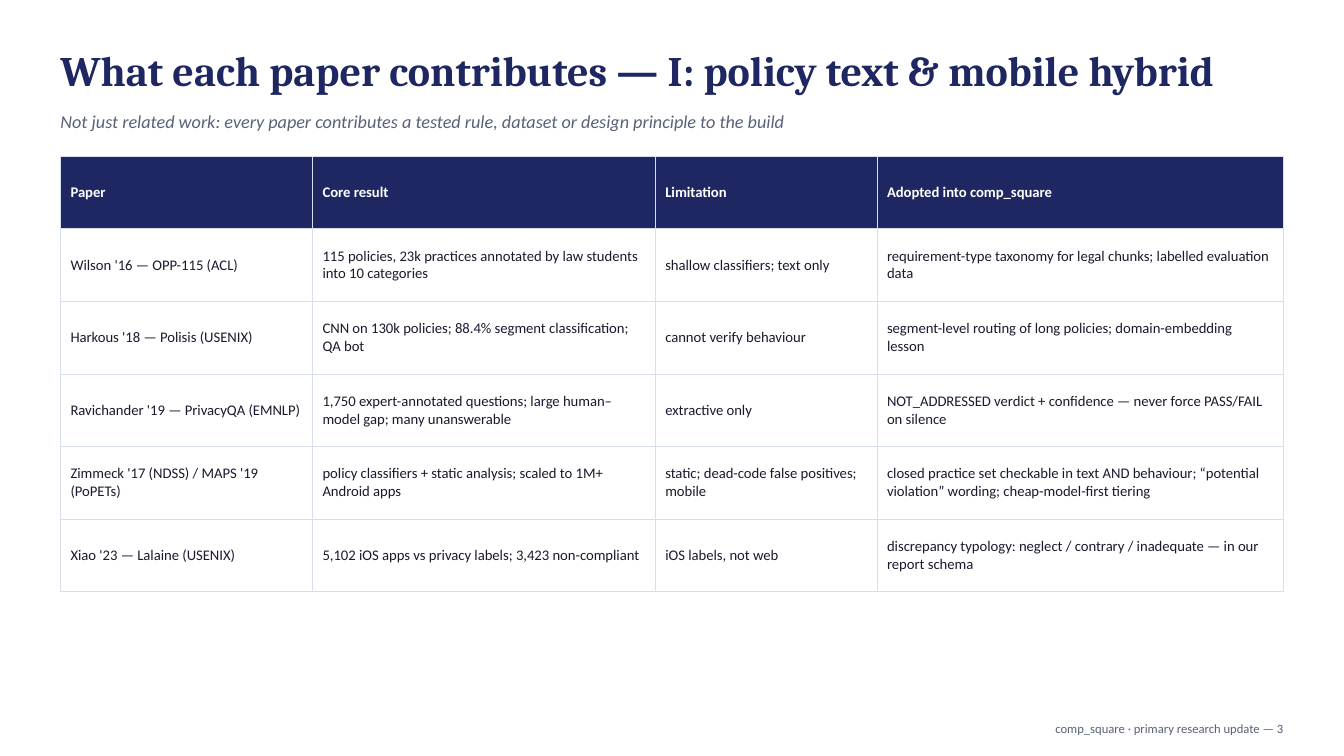
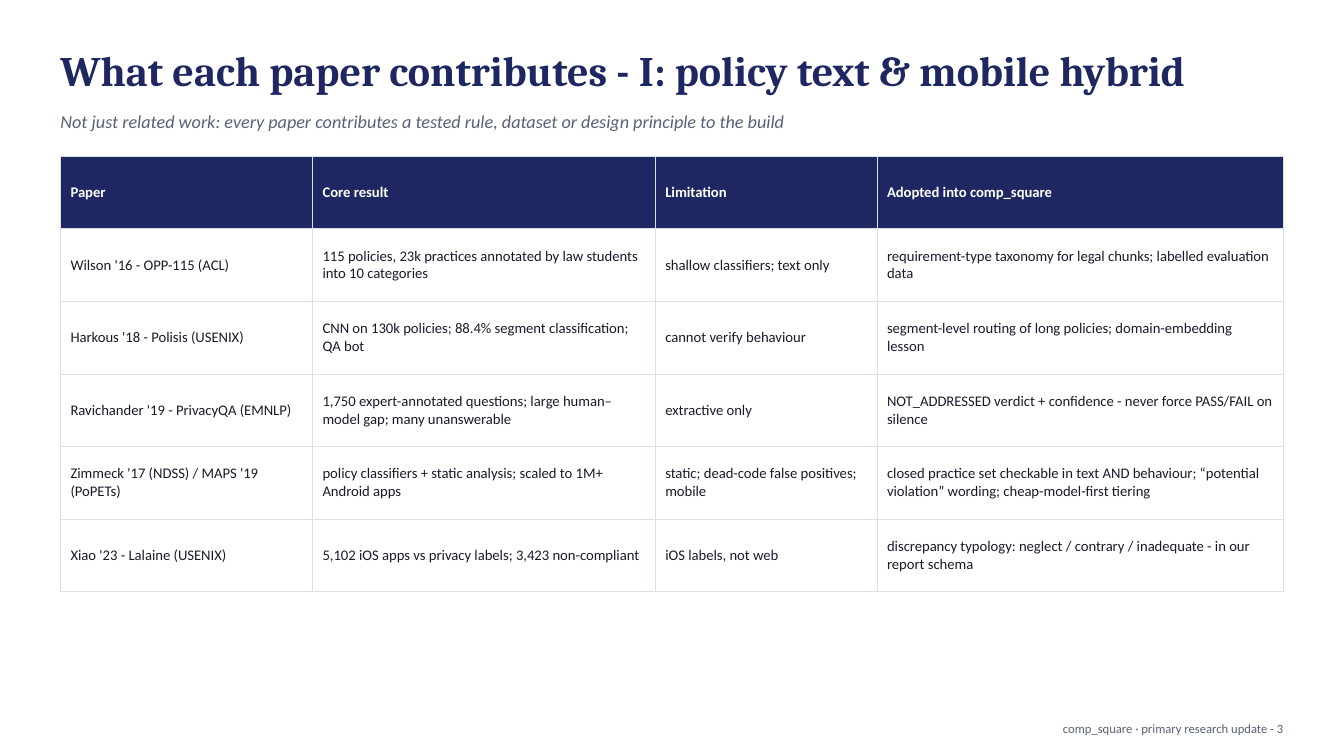
Before and after one commit to DoubleKingsLC/comp_square, a slide deck: slide 3 of Deliverable2_Supervisor_Update.pptx. Drawn at 1344x756 pixels with LibreOffice and Linux fonts; fonts in the diff are those of the drawing. Boxes give left, top, right and bottom in pixels: in the first picture for what was removed or moved away, otherwise in the second. Text is boxed around its words. In the diff, an @@ line names an element or a change of style, - is before the commit and + after.

```diff
--- a/Deliverable2_Supervisor_Update.pptx
+++ b/Deliverable2_Supervisor_Update.pptx
@@ text at (60,56,1185,96): text changed @@
-What each paper contributes — I: policy text & mobile hybrid
+What each paper contributes - I: policy text & mobile hybrid
@@ table at (60,156,1284,592) @@
-row 2, column 1: Wilson '16 — OPP-115 (ACL)
+row 2, column 1: Wilson '16 - OPP-115 (ACL)
-row 3, column 1: Harkous '18 — Polisis (USENIX)
+row 3, column 1: Harkous '18 - Polisis (USENIX)
-row 4, column 1: Ravichander '19 — PrivacyQA (EMNLP)
+row 4, column 1: Ravichander '19 - PrivacyQA (EMNLP)
-row 4, column 4: NOT_ADDRESSED verdict + confidence — never force PASS/FAIL on silence
+row 4, column 4: NOT_ADDRESSED verdict + confidence - never force PASS/FAIL on silence
-row 6, column 1: Xiao '23 — Lalaine (USENIX)
+row 6, column 1: Xiao '23 - Lalaine (USENIX)
-row 6, column 4: discrepancy typology: neglect / contrary / inadequate — in our report schema
+row 6, column 4: discrepancy typology: neglect / contrary / inadequate - in our report schema
@@ text at (1063,724,1283,735): text changed @@
-comp_square · primary research update — 3
+comp_square · primary research update - 3
```
Also in this commit, not shown: 13 other slides changed, 4 other files.
